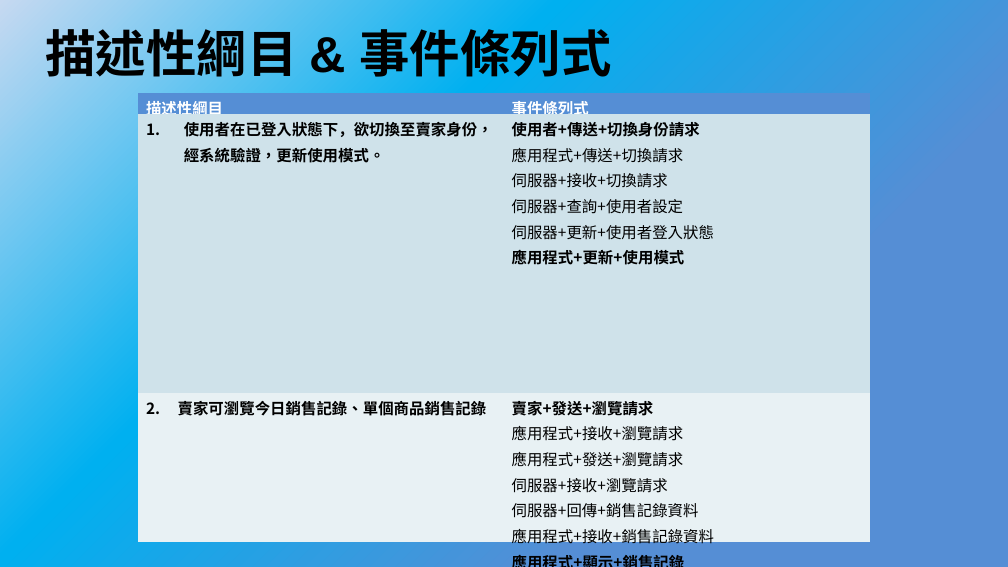
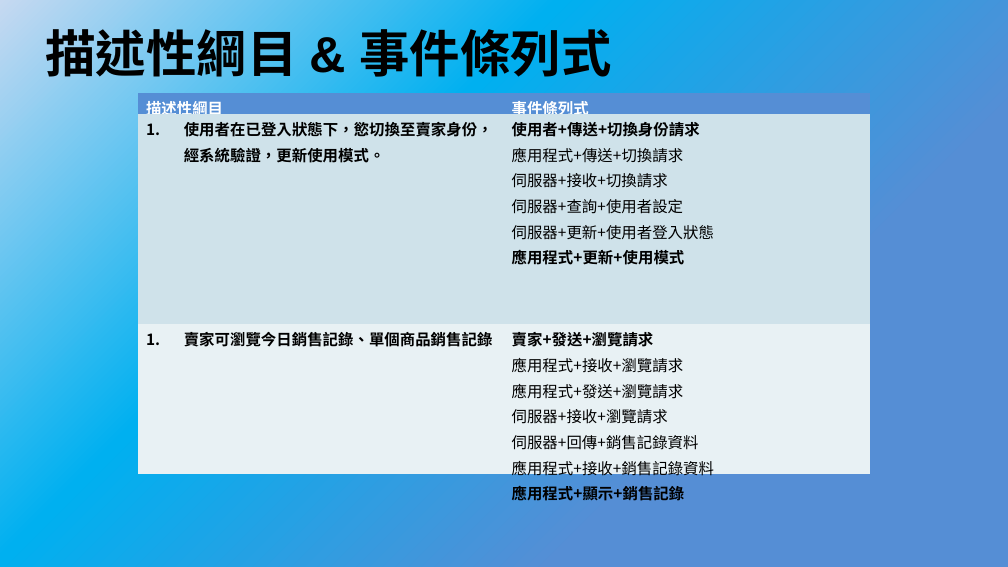
Before and after one commit to bnuby/Mobile-Application-Software, a slide deck: slide 2 of 系統分析/系統分析期中報告.pptx. Drawn at 1008x567 pixels with LibreOffice and Linux fonts; fonts in the diff are those of the drawing. Boxes give left, top, right and bottom in pixels: in the first picture for what was removed or moved away, otherwise in the second. Text is boxed around its words. In the diff, an @@ line names an element or a change of style, - is before the commit and + after.

```diff
--- a/系統分析/系統分析期中報告.pptx
+++ b/系統分析/系統分析期中報告.pptx
@@ table at box(138, 93, 870, 505) @@
-row 2, column 1: 使用者在已登入狀態下，欲切換至賣家身份，經系統驗證，更新使用模式。
+row 2, column 1: 使用者在已登入狀態下，慾切換至賣家身份，經系統驗證，更新使用模式。
-row 3, column 1: 2. 賣家可瀏覽今日銷售記錄、單個商品銷售記錄
+row 3, column 1: 賣家可瀏覽今日銷售記錄、單個商品銷售記錄
```
Also in this commit, not shown: 11 other slides changed, 1 slide removed, 5 other files.
